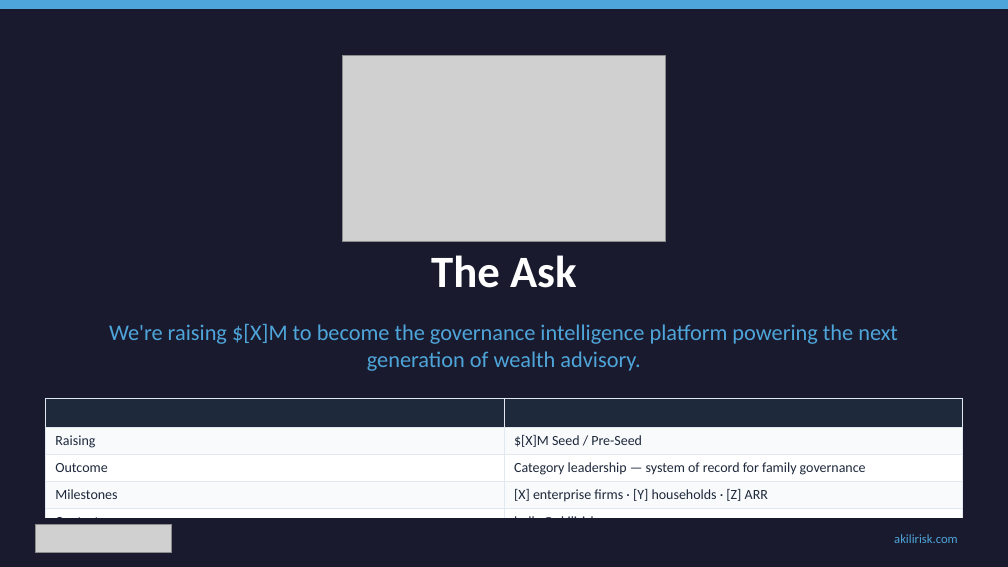
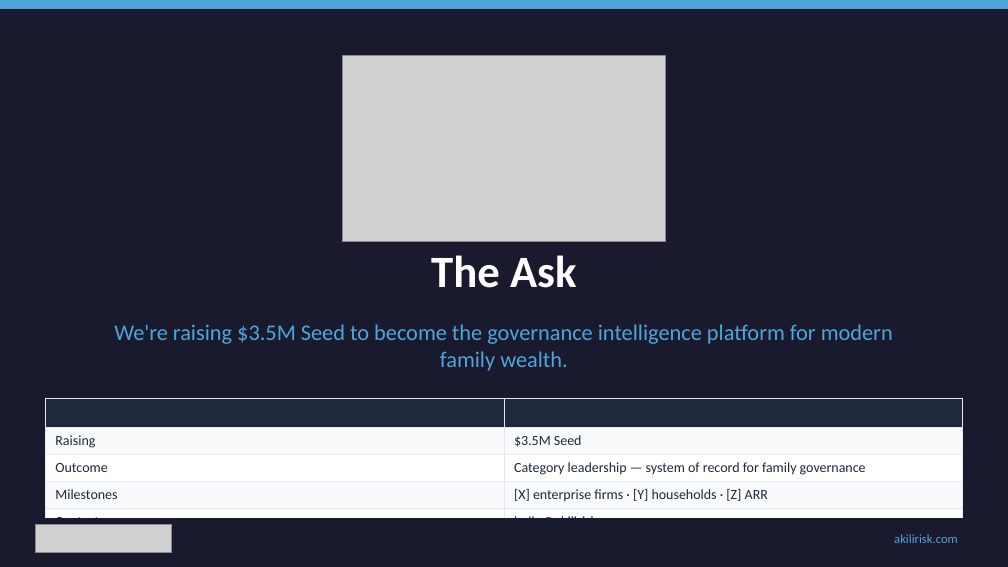
Before and after one commit to ebillyweb/AKILIRisk, a slide deck: slide 15 of docs/pitch-decks/Akili-Investor-Deck.pptx. Drawn at 1008x567 pixels with LibreOffice and Linux fonts; fonts in the diff are those of the drawing; grey boxes stand for pictures. Boxes give left, top, right and bottom in pixels: in the first picture for what was removed or moved away, otherwise in the second. Text is boxed around its words. In the diff, an @@ line names an element or a change of style, - is before the commit and + after.

Commit message:
refactor: update pitch deck content and positioning for professional firms
- Revised the pitch deck to emphasize AKILI as a governance intelligence platform for affluent families and the professional firms that serve them, rather than solely for wealth advisors.
- Updated key messaging across multiple slides to reflect a unified approach to family governance, highlighting the collaborative role of various professionals (CPAs, estate attorneys, etc.) in managing family risk.
- Enhanced descriptions of the product's features and benefits to align with the new positioning, ensuring clarity on the platform's value proposition for both families and professional firms.
- Adjusted the business model and market segmentation to better represent the diverse professional audience and their specific needs.
- Made corresponding updates to related documentation and outreach templates to maintain consistency in messaging.

```diff
--- a/docs/pitch-decks/Akili-Investor-Deck.pptx
+++ b/docs/pitch-decks/Akili-Investor-Deck.pptx
@@ text at (x1=114, y1=324, x2=893, y2=371): text changed @@
-We're raising $[X]M to become the governance intelligence platform powering the next generation of wealth advisory.
+We're raising $3.5M Seed to become the governance intelligence platform for modern family wealth.
@@ table at (x1=45, y1=398, x2=963, y2=529) @@
-row 2, column 2: $[X]M Seed / Pre-Seed
+row 2, column 2: $3.5M Seed
```
Also in this commit, not shown: 11 other slides changed, 19 other files.
